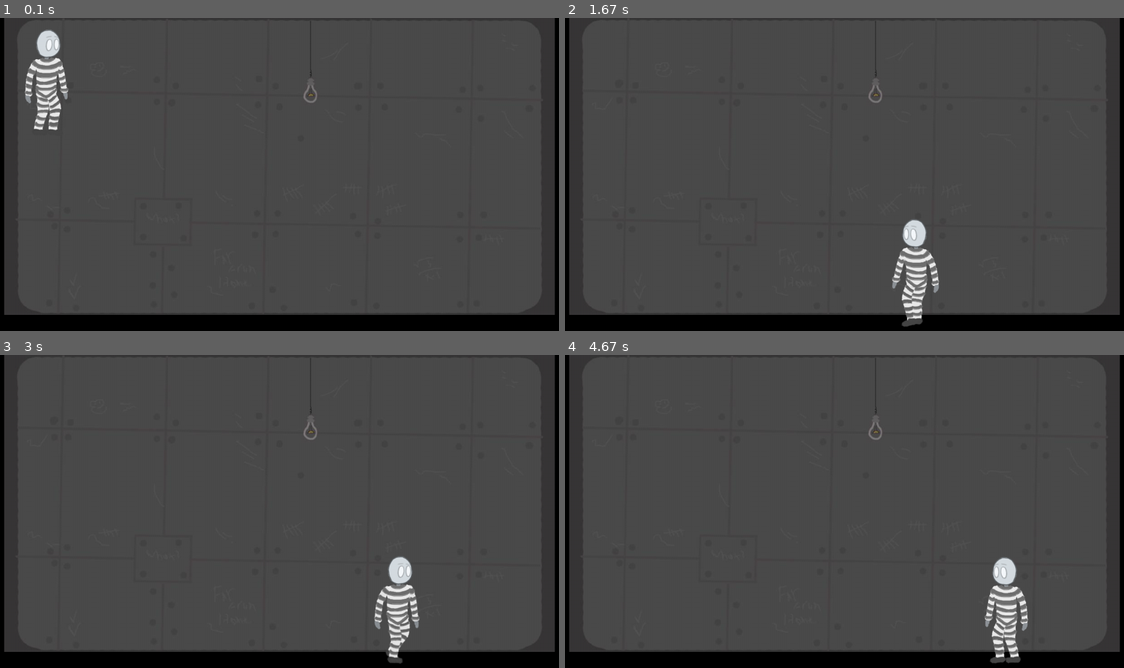
Above: before the commit, frames 1-4 (two rows, left to right).
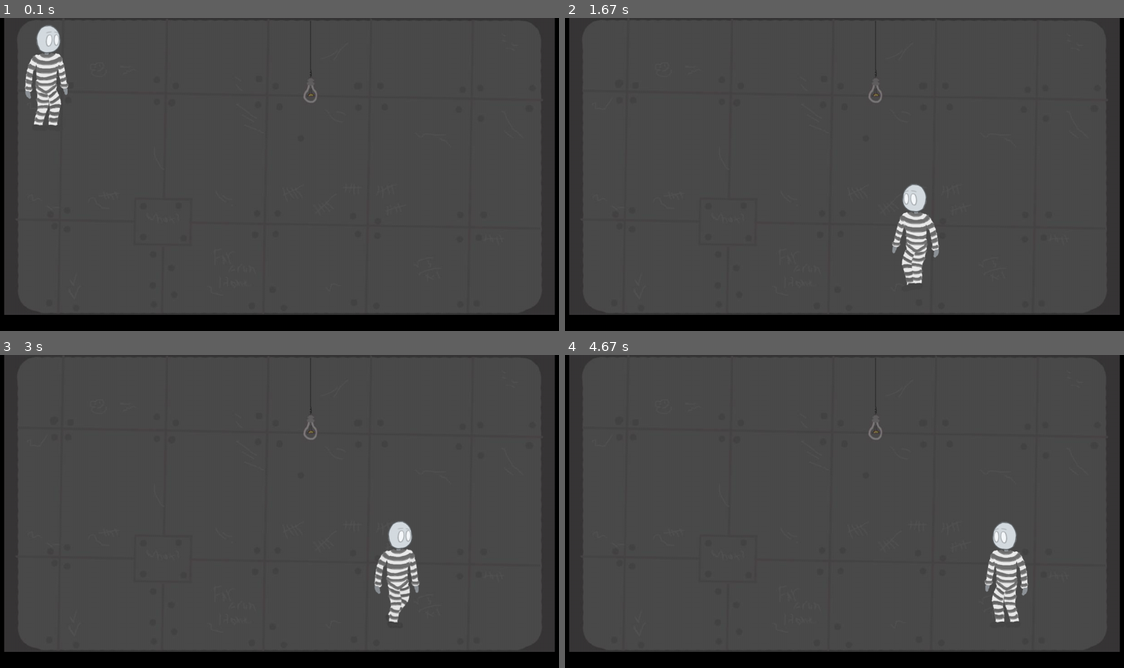
Above: after the commit, the same moments.

Repository: v-like-engine/the-cage-of-mage-pygame
Game: pygame game, started from training.py
The game is run twice, just before and just after one commit, with the same random seed, the same clock (stepped at 60 frames per second) and the same inputs.
Inputs:
- Up to frame 1 (0.1 s): no input
- Up to frame 2 (1.67 s): hold Right 0.33-0.8 s; hold Right 0.83-1.3 s; hold Left from 1.33 s (still down)
- Up to frame 3 (3 s): release Left at 1.87 s; hold Left 1.9-2.3 s; hold Right 2.33-2.97 s
- Up to frame 4 (4.67 s): hold Left 3-3.47 s; hold Right 3.5-3.97 s; hold Right 4-4.47 s; hold Left from 4.5 s (still down)

The runs differ from the first frame. In frame 1, 1.3% of the frame differs, in the area x 4-13%, y 2-36%; in frame 2, 2.0%; in frame 3, 2.0%; in frame 4, 2.1%, in the area x 75-83%, y 53-99%.

Commit message:
Fix bug with bottom border

Diff:
--- a/hero_classes.py
+++ b/hero_classes.py
@@ -35,11 +35,12 @@
         self.g = 1
 
     def update(self, event=None, v=0, *borders):
+        self.change_coords(2, v, self.g)
         if not pygame.sprite.spritecollideany(self, borders[0]):
             self.velocity = self.velocity[0], 1
-            self.change_coords(2, v, self.g)
             self.g += 0.2
         else:
+            self.change_coords(2, -v, self.g)
             self.velocity = self.velocity[0], 0
             self.g = 1
         if event.type == pygame.KEYDOWN:
